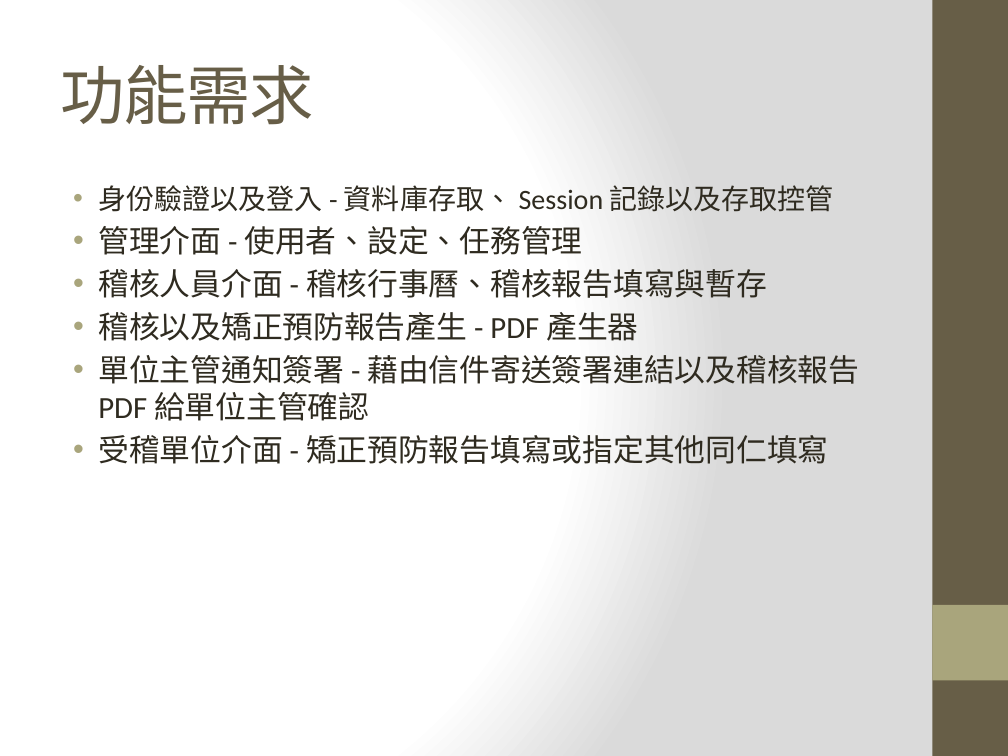
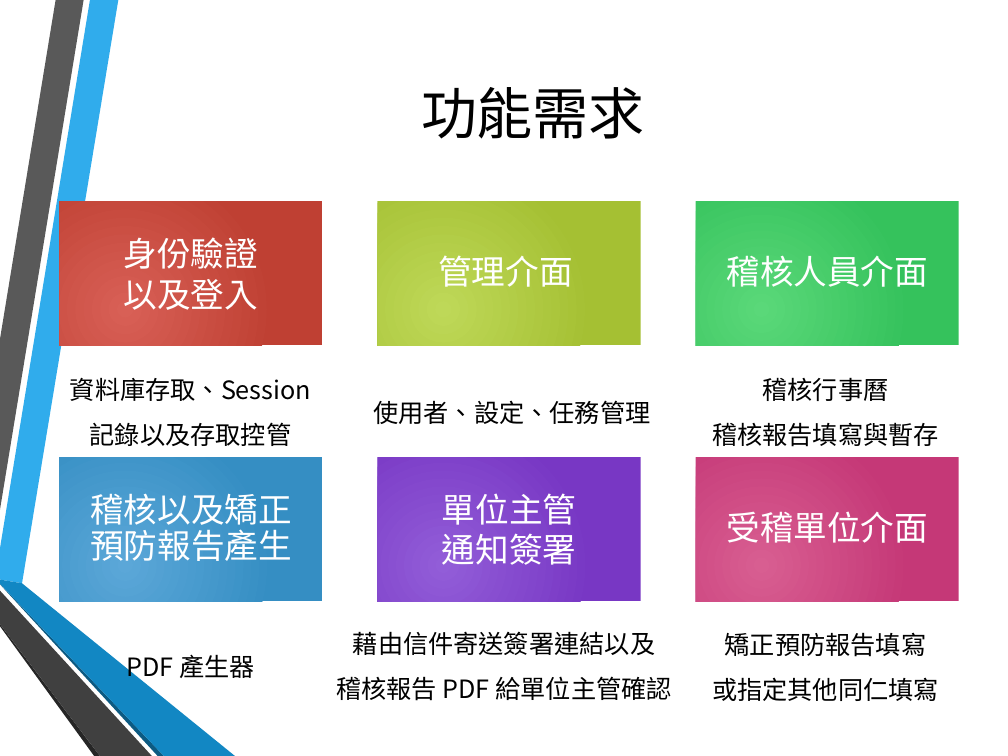
Before and after one commit to hsinewu/pia, a slide deck: slide 7 of Presentation/報告投影片.pptx (slide 5 before the commit). Drawn at 1008x756 pixels with LibreOffice and Linux fonts; fonts in the diff are those of the drawing; background and template pictures are left out. Boxes give left, top, right and bottom in pixels: in the first picture for what was removed or moved away, otherwise in the second. Text is boxed around its words. In the diff, an @@ line names an element or a change of style, - is before the commit and + after.

```diff
--- a/Presentation/報告投影片.pptx
+++ b/Presentation/報告投影片.pptx
@@ background gradient #FFFFFF to #DADADA to picture (left out) @@
@@ rectangle removed at (x1=932, y1=0, x2=1008, y2=756) @@
@@ title "功能需求" moved from (x1=60, y1=65, x2=313, y2=125) to (x1=421, y1=87, x2=645, y2=139) @@
@@ title "功能需求" at (x1=421, y1=87, x2=645, y2=139): size 46 to 40 pt, font Cambria to Noto Sans CJK SC, text colour #675E47 to #000000, letter spacing -1 to 0 pt; alignment left to centre @@
@@ text removed at (x1=98, y1=185, x2=859, y2=464) @@
-• 身份驗證以及登入 - 資料庫存取、 Session 記錄以及存取控管
-• 管理介面 - 使用者、設定、任務管理
-• 稽核人員介面 - 稽核行事曆、稽核報告填寫與暫存
-• 稽核以及矯正預防報告產生 - PDF 產生器
-• 單位主管通知簽署 - 藉由信件寄送簽署連結以及稽核報告 PDF 給單位主管確認
-• 受稽單位介面 - 矯正預防報告填寫或指定其他同仁填寫
@@ text added at (x1=70, y1=377, x2=311, y2=446), 18 pt, text #000000 @@
+資料庫存取、Session 記錄以及存取控管
@@ text added at (x1=712, y1=377, x2=939, y2=447), 18 pt, text #000000 @@
+稽核行事曆
+稽核報告填寫與暫存
@@ text added at (x1=373, y1=400, x2=650, y2=424), 18 pt, text #000000 @@
+使用者、設定、任務管理
@@ group added at (x1=59, y1=202, x2=959, y2=602): 6 rectangles, 6 texts @@
+身份驗證
+以及登入
+管理介面
+稽核人員介面
+稽核以及矯正
+預防報告產生
+單位主管
+通知簽署
+受稽單位介面
@@ group added at (x1=0, y1=0, x2=235, y2=756): 6 freeform shapes @@
@@ rectangle removed at (x1=932, y1=605, x2=1008, y2=680) @@
@@ text added at (x1=126, y1=654, x2=255, y2=682), 18 pt, text #000000 @@
+PDF 產生器
@@ text added at (x1=336, y1=631, x2=671, y2=701), 18 pt, text #000000 @@
+藉由信件寄送簽署連結以及
+稽核報告 PDF 給單位主管確認
@@ text added at (x1=712, y1=632, x2=939, y2=701), 18 pt, text #000000 @@
+矯正預防報告填寫
+或指定其他同仁填寫
```
Also in this commit, not shown: 41 other slides changed, 1 slide added.
